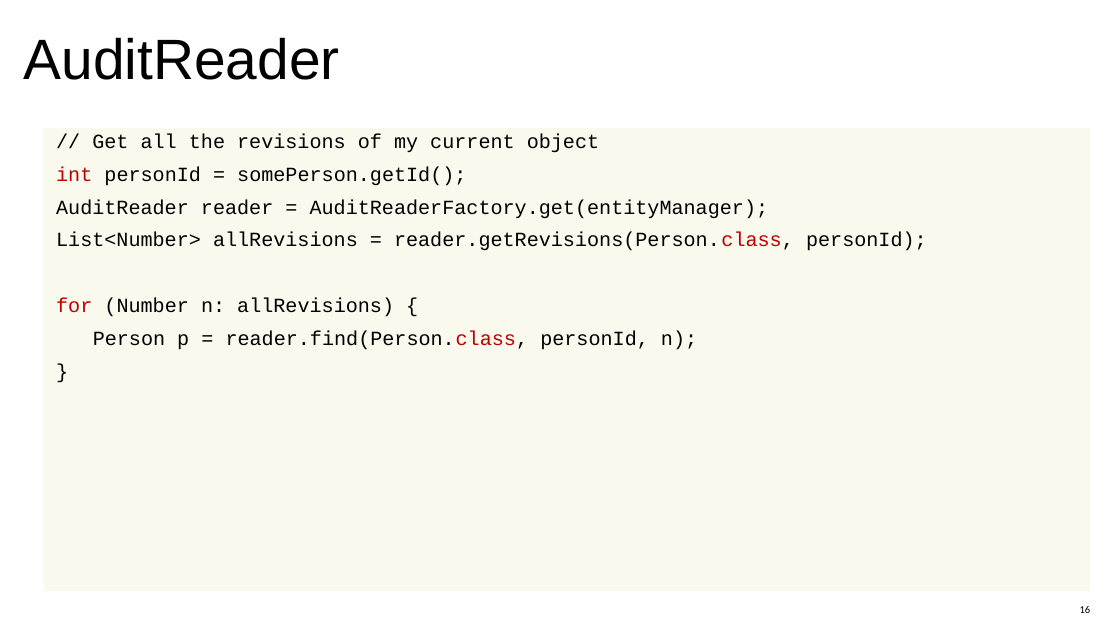
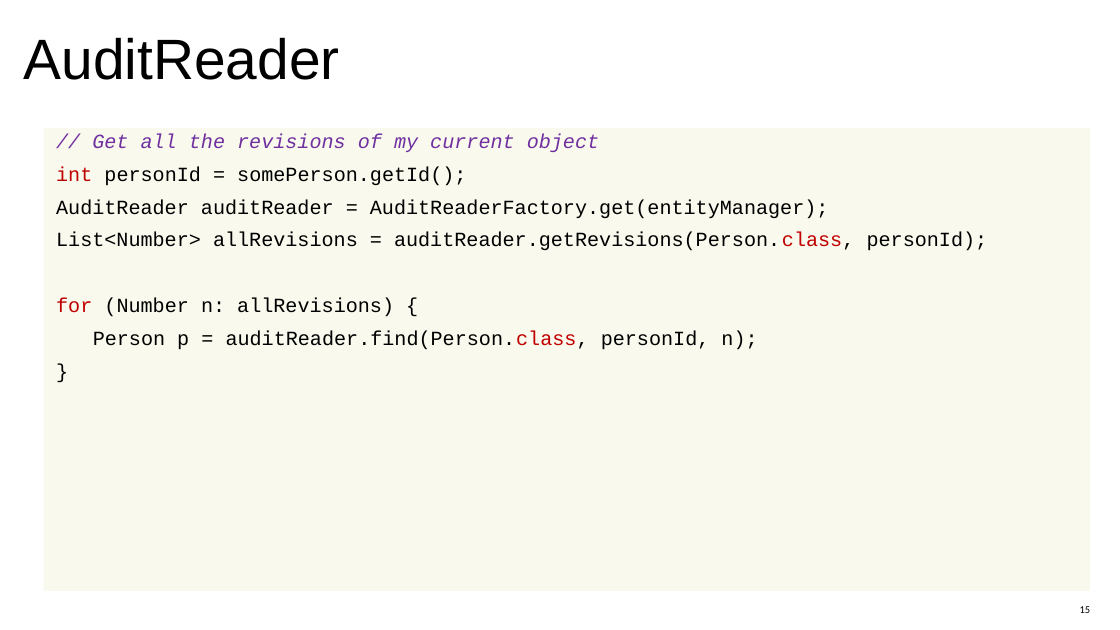
Before and after one commit to linsolas/devoxx-envers, a slide deck: slide 15 of Devoxx 2012 - Hibernate Envers.pptx (slide 16 before the commit). Drawn at 1120x630 pixels with LibreOffice and Linux fonts; fonts in the diff are those of the drawing; background and template pictures are left out. Boxes give left, top, right and bottom in pixels: in the first picture for what was removed or moved away, otherwise in the second. Text is boxed around its words. In the diff, an @@ line names an element or a change of style, - is before the commit and + after.

Commit message:
Update presentation

```diff
--- a/Devoxx 2012 - Hibernate Envers.pptx
+++ b/Devoxx 2012 - Hibernate Envers.pptx
@@ text at <box>92,134,599,152</box>: text colour #000000 to #7030A0, italic on in "// Get all the revisions of my ..." @@
@@ text at <box>56,199,988,251</box>: text changed @@
-AuditReader reader = AuditReaderFactory.get(entityManager);
-List<Number> allRevisions = reader.getRevisions(Person.class, personId);
+AuditReader auditReader = AuditReaderFactory.get(entityManager);
+List<Number> allRevisions = auditReader.getRevisions(Person.class, personId);
@@ text at <box>93,331,757,350</box>: text changed @@
-Person p = reader.find(Person.class, personId, n);
+Person p = auditReader.find(Person.class, personId, n);
```
Also in this commit, not shown: 5 other slides changed, 1 slide added, 1 slide removed.
